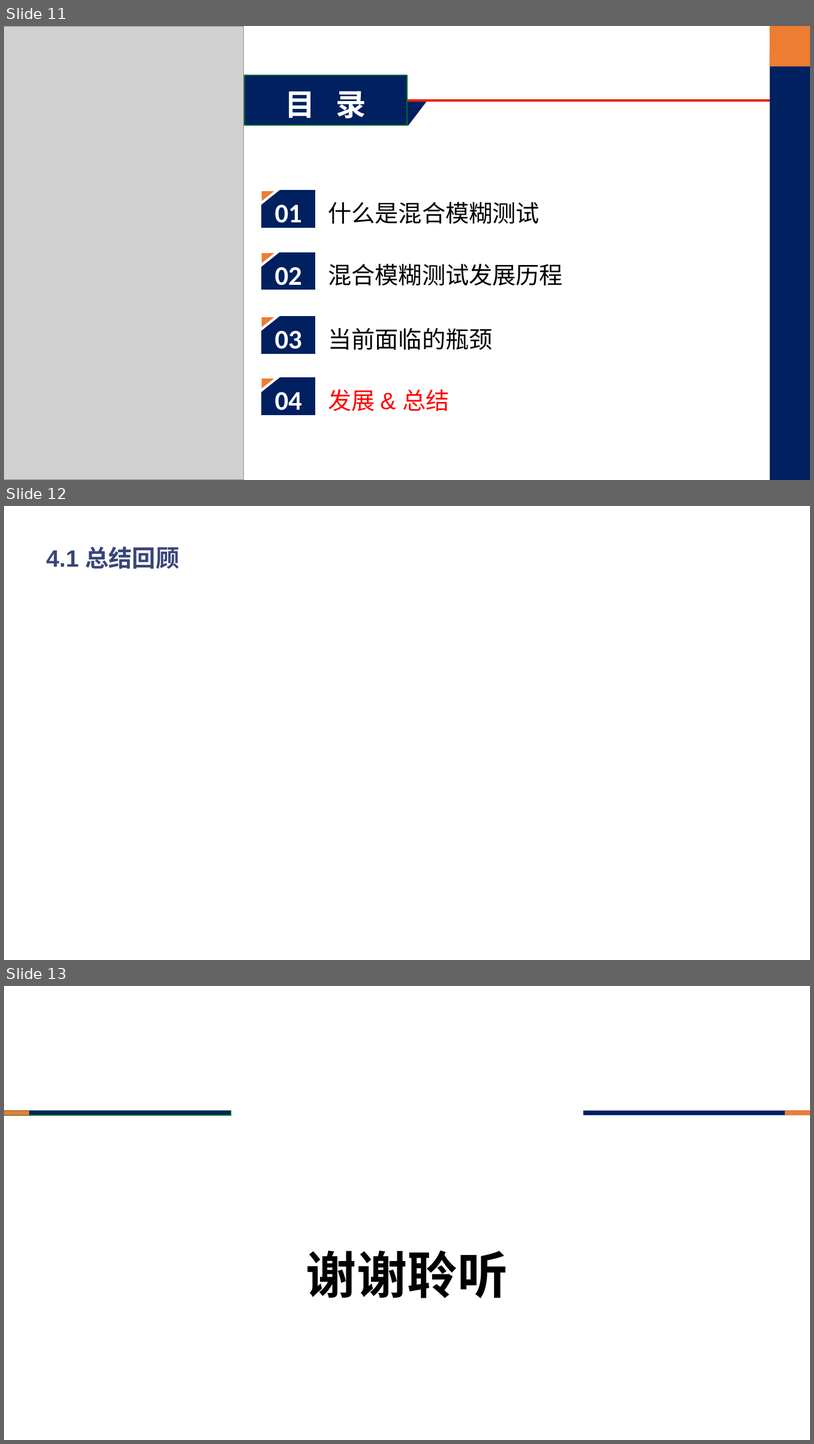
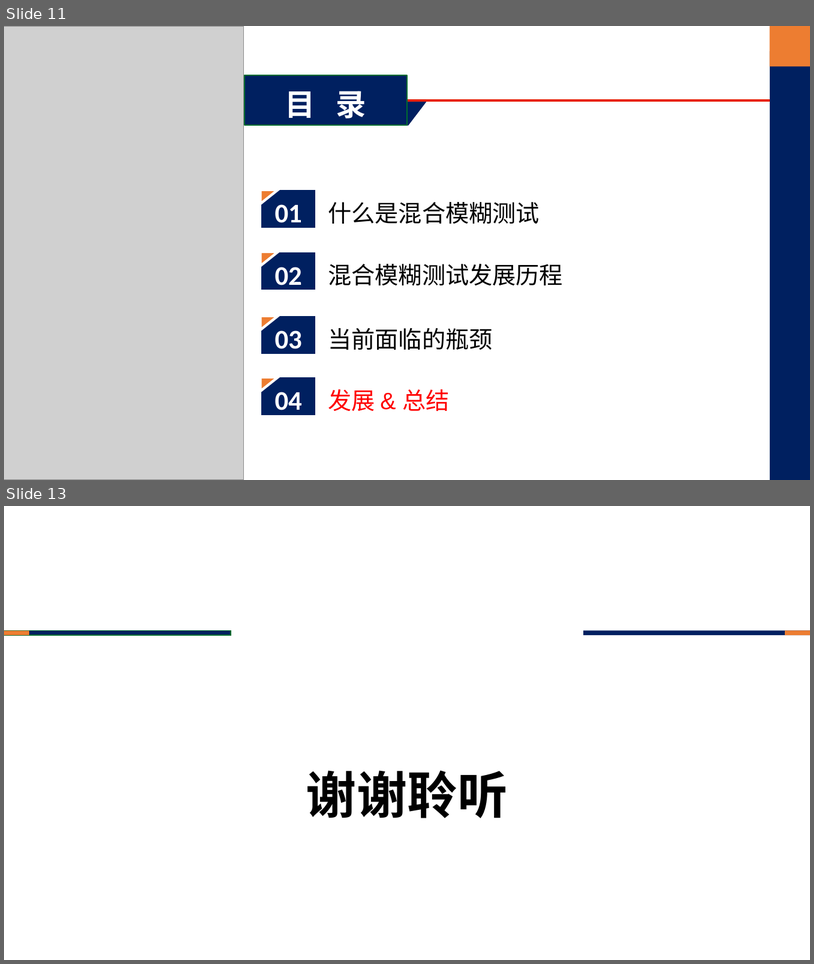
Before and after one commit to WayneDevMaze/Chinese_review_fuzzing, a slide deck: PPT/A Survey of Hybrid Fuzzing based on Symbolic Execution.pptx. Shown one above the other, each under a label of ours: slides 11, 12 and 13 before the commit, slides 11 and 13 after it; the slides between them are not shown. The pictures are 814x1444 and 814x964 pixels, drawn with LibreOffice and Linux fonts; fonts in the diff are those of the drawing; grey boxes stand for pictures; background and template pictures are left out. Boxes give left, top, right and bottom in pixels: in the first picture for what was removed or moved away, otherwise in the second. Text is boxed around its words. In the diff, an @@ line names an element or a change of style, - is before the commit and + after.

```diff
--- a/PPT/A Survey of Hybrid Fuzzing based on Symbolic Execution.pptx
+++ b/PPT/A Survey of Hybrid Fuzzing based on Symbolic Execution.pptx
@@ slide 12 removed at [4, 506, 810, 960], background #FFFFFF @@
@@ text removed at [46, 546, 180, 569] @@
-4.1 总结回顾
```
Also in this commit, not shown: 1 slide added, 1 other file.
